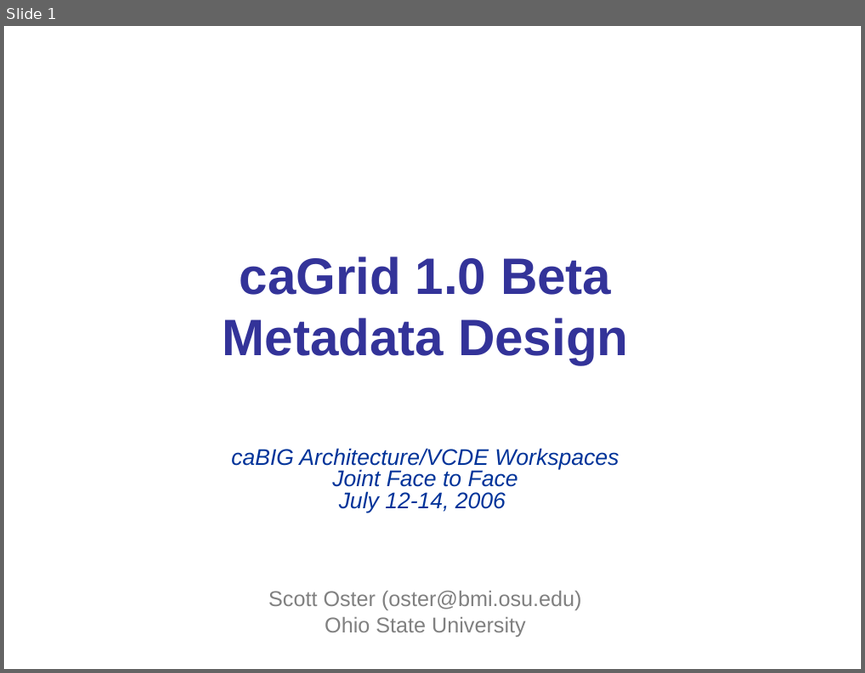
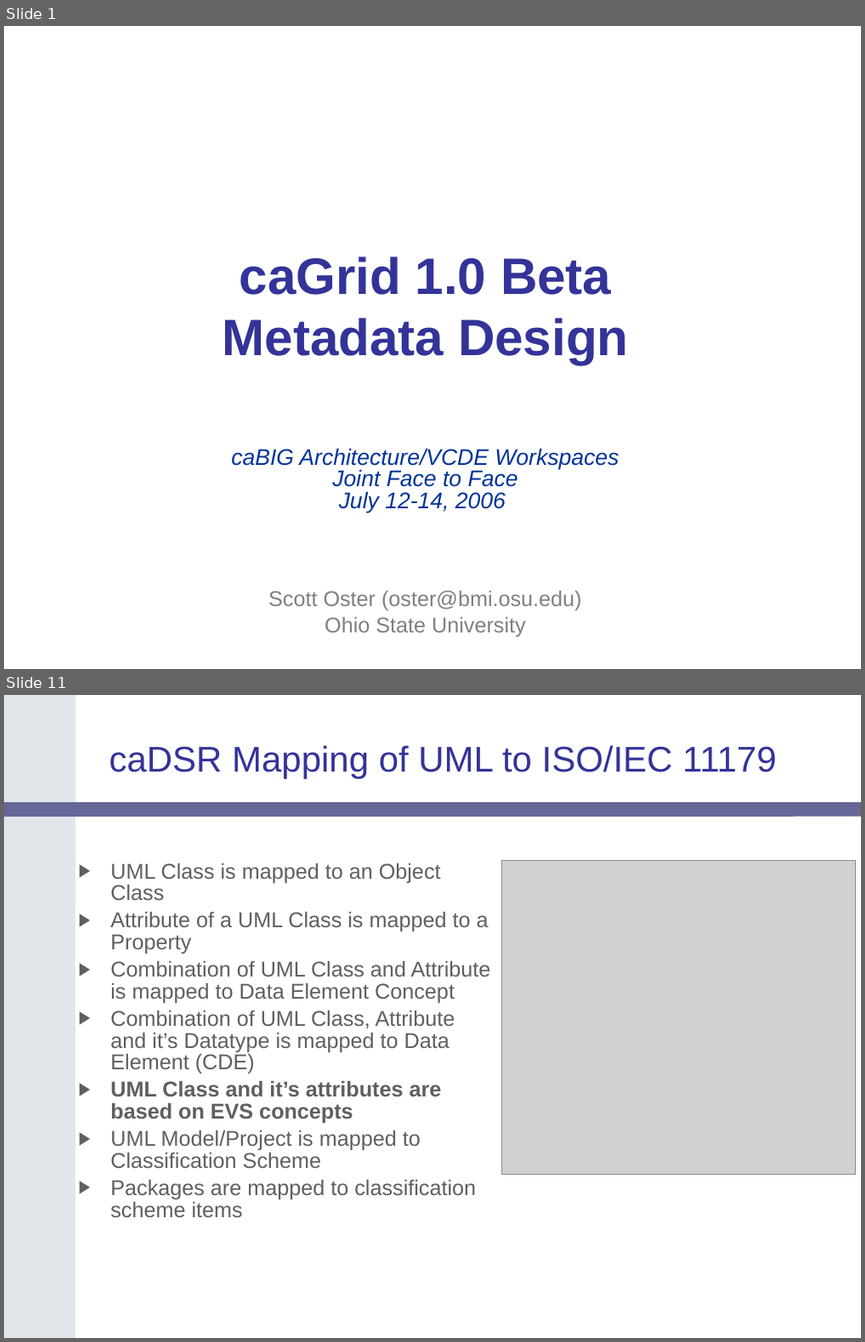
Before and after one commit to NCIP/cagrid-docs, a slide deck: presentations/200607_VCDE_ARCH/caGrid-1.0_Beta_Metadata.ppt. Shown one above the other, each under a label of ours: slide 1 before the commit, slides 1 and 11 after it; the slides between them are not shown. The pictures are 865x673 and 865x1342 pixels, drawn with LibreOffice and Linux fonts; fonts in the diff are those of the drawing; grey boxes stand for pictures; background and template pictures are left out. Boxes give left, top, right and bottom in pixels: in the first picture for what was removed or moved away, otherwise in the second. Text is boxed around its words. In the diff, an @@ line names an element or a change of style, - is before the commit and + after.

```diff
--- a/presentations/200607_VCDE_ARCH/caGrid-1.0_Beta_Metadata.ppt
+++ b/presentations/200607_VCDE_ARCH/caGrid-1.0_Beta_Metadata.ppt
@@ slide 11 added at <box>4,695,861,1338</box>, background #FFFFFF @@
@@ freeform shape added at <box>4,695,75,1338</box>, fill #E1E6EB @@
@@ title added at <box>109,745,777,779</box>, 30 pt, text #333399 @@
+caDSR Mapping of UML to ISO/IEC 11179
@@ rounded rectangle added at <box>4,802,861,817</box>, fill #666699 @@
@@ text added at <box>110,862,491,1217</box>, 18 pt, text #5F5F5F @@
+▶ UML Class is mapped to an Object Class
+▶ Attribute of a UML Class is mapped to a Property
+▶ Combination of UML Class and Attribute is mapped to Data Element Concept
+▶ Combination of UML Class, Attribute and it’s Datatype is mapped to Data Element (CDE)
+▶ UML Class and it’s attributes are based on EVS concepts
+▶ UML Model/Project is mapped to Classification Scheme
+▶ Packages are mapped to classification scheme items
@@ picture added at <box>502,861,855,1174</box> @@
```
Also in this commit, not shown: 41 other slides added, 1 slide removed.
